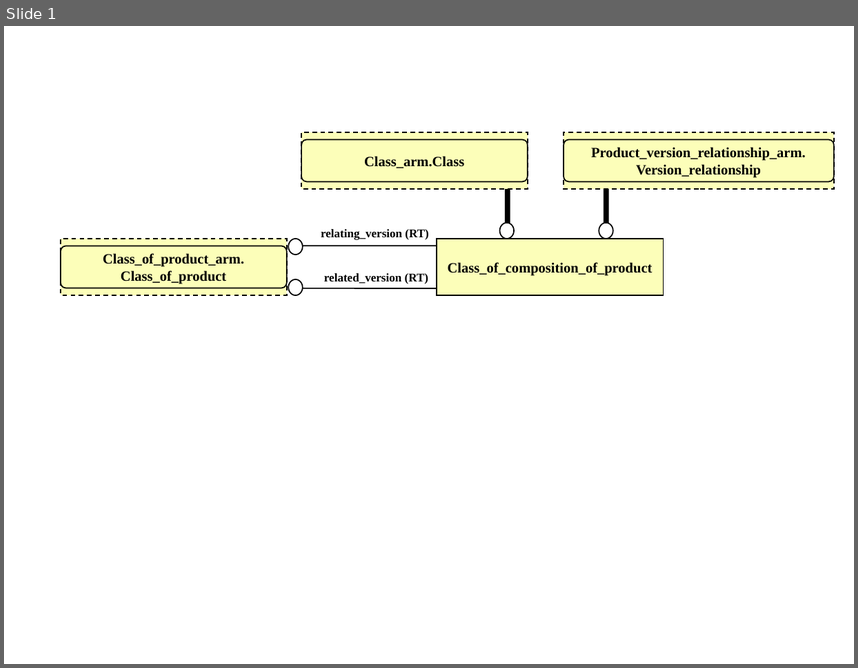
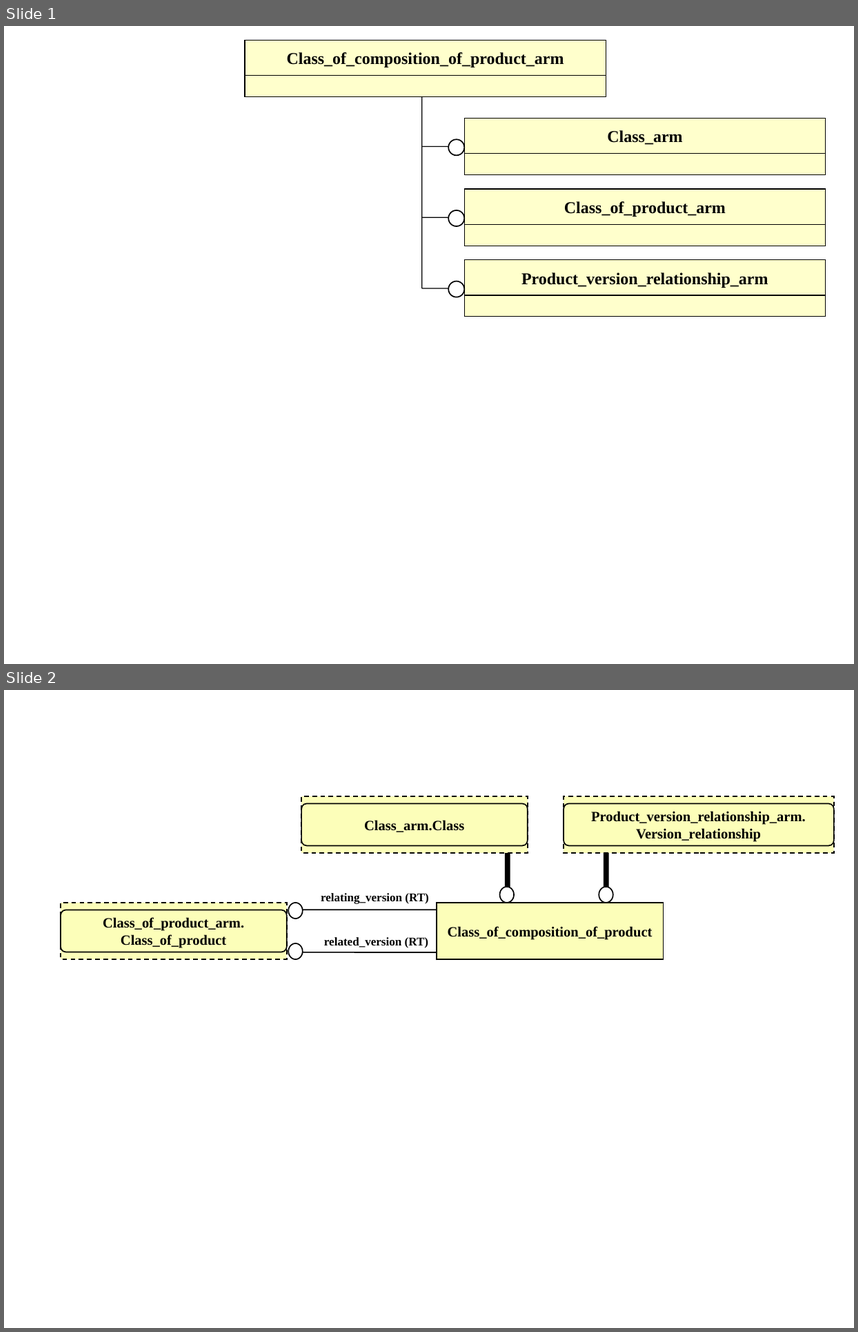
Before and after one commit to starseeker/stepmod_mirror, a slide deck: data/modules/class_of_composition_of_product/class_of_composition_of_product.ppt. Shown one above the other, each under a label of ours: slide 1 before the commit, slides 1 and 2 after it. The pictures are 858x668 and 858x1332 pixels, drawn with LibreOffice and Linux fonts; fonts in the diff are those of the drawing. Boxes give left, top, right and bottom in pixels: in the first picture for what was removed or moved away, otherwise in the second. Text is boxed around its words. In the diff, an @@ line names an element or a change of style, - is before the commit and + after.

Commit message:
uploading product structure

```diff
--- a/data/modules/class_of_composition_of_product/class_of_composition_of_product.ppt
+++ b/data/modules/class_of_composition_of_product/class_of_composition_of_product.ppt
@@ slide 1 added at box(4, 26, 854, 664), background #FFFFFF @@
@@ rectangle added at box(245, 40, 606, 76), fill #FFFFCC, outline #000000 0.74 pt, 14 pt, text #000000, bold @@
+Class_of_composition_of_product_arm
@@ rectangle added at box(245, 75, 606, 96), fill #FFFFCC, outline #000000 0.74 pt @@
@@ line added from (422, 288) to (422, 96), #000000 0.74 pt @@
@@ rectangle added at box(465, 118, 826, 154), fill #FFFFCC, outline #000000 0.74 pt, 14 pt, text #000000, bold @@
+Class_arm
@@ line added from (422, 147) to (450, 147), #000000 0.74 pt @@
@@ ellipse added at box(448, 139, 465, 155), fill #FFFFFF, outline #000000 0.99 pt @@
@@ rectangle added at box(465, 154, 826, 175), fill #FFFFCC, outline #000000 0.74 pt @@
@@ rectangle added at box(465, 190, 826, 225), fill #FFFFCC, outline #000000 0.74 pt, 14 pt, text #000000, bold @@
+Class_of_product_arm
@@ ellipse added at box(448, 210, 465, 227), fill #FFFFFF, outline #000000 0.99 pt @@
@@ line added from (422, 217) to (450, 217), #000000 0.74 pt @@
@@ rectangle added at box(465, 224, 826, 245), fill #FFFFCC, outline #000000 0.74 pt @@
@@ rectangle added at box(465, 260, 826, 296), fill #FFFFCC, outline #000000 0.74 pt, 14 pt, text #000000, bold @@
+Product_version_relationship_arm
@@ line added from (422, 288) to (450, 288), #000000 0.74 pt @@
@@ ellipse added at box(448, 281, 465, 297), fill #FFFFFF, outline #000000 0.99 pt @@
@@ rectangle added at box(465, 296, 826, 316), fill #FFFFCC, outline #000000 0.74 pt @@
@@ what was slide 1 is now slide 2 @@
```
Also in this commit, not shown: 1 other slide added, 11 other files.
